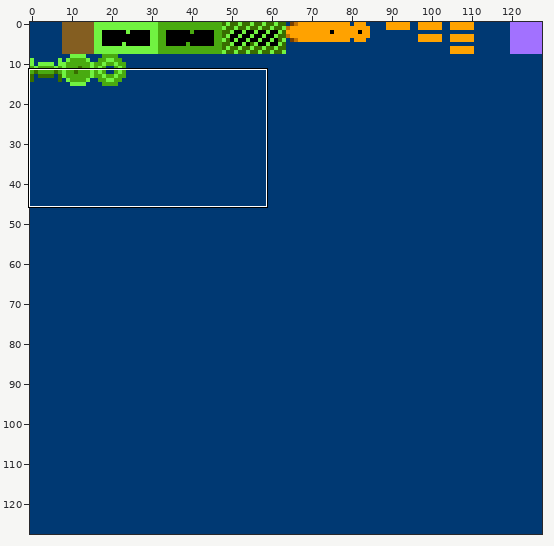
Pixel-art file -- images/game.aseprite. The first picture is a wide view before the edit; the outline marks the close-up.
Close-up. Before the edit:
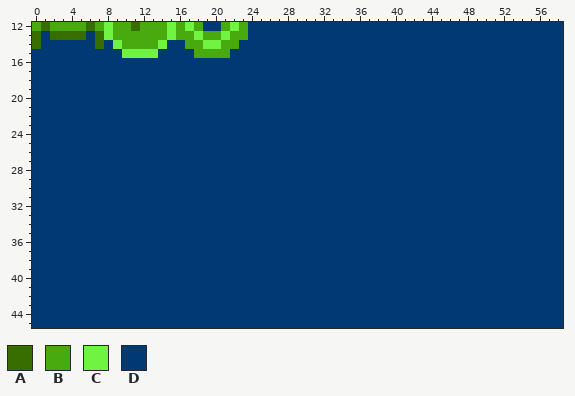
128x128 pixels, 1 frame. Shown: x 0..58, y 12..45.
Palette (. is transparent): A #386d00  B #49aa10  C #71f341  D #003973
Pixels before, first column x 0:
12 BABBBBABCBBABBBCBCBDDBCBDDDDDDDDDDDDDDDDDDDDDDDDDDDDDDDDDDD
13 ADAAAADACBBBBBBCBBCBBCBBDDDDDDDDDDDDDDDDDDDDDDDDDDDDDDDDDDD
14 ADDDDDDADCBBBBCDDBBCCBBDDDDDDDDDDDDDDDDDDDDDDDDDDDDDDDDDDDD
15 DDDDDDDDDDCCCCDDDDBBBBDDDDDDDDDDDDDDDDDDDDDDDDDDDDDDDDDDDDD
16 DDDDDDDDDDDDDDDDDDDDDDDDDDDDDDDDDDDDDDDDDDDDDDDDDDDDDDDDDDD
17 DDDDDDDDDDDDDDDDDDDDDDDDDDDDDDDDDDDDDDDDDDDDDDDDDDDDDDDDDDD
18 DDDDDDDDDDDDDDDDDDDDDDDDDDDDDDDDDDDDDDDDDDDDDDDDDDDDDDDDDDD
19 DDDDDDDDDDDDDDDDDDDDDDDDDDDDDDDDDDDDDDDDDDDDDDDDDDDDDDDDDDD
20 DDDDDDDDDDDDDDDDDDDDDDDDDDDDDDDDDDDDDDDDDDDDDDDDDDDDDDDDDDD
21 DDDDDDDDDDDDDDDDDDDDDDDDDDDDDDDDDDDDDDDDDDDDDDDDDDDDDDDDDDD
22 DDDDDDDDDDDDDDDDDDDDDDDDDDDDDDDDDDDDDDDDDDDDDDDDDDDDDDDDDDD
23 DDDDDDDDDDDDDDDDDDDDDDDDDDDDDDDDDDDDDDDDDDDDDDDDDDDDDDDDDDD
24 DDDDDDDDDDDDDDDDDDDDDDDDDDDDDDDDDDDDDDDDDDDDDDDDDDDDDDDDDDD
25 DDDDDDDDDDDDDDDDDDDDDDDDDDDDDDDDDDDDDDDDDDDDDDDDDDDDDDDDDDD
26 DDDDDDDDDDDDDDDDDDDDDDDDDDDDDDDDDDDDDDDDDDDDDDDDDDDDDDDDDDD
27 DDDDDDDDDDDDDDDDDDDDDDDDDDDDDDDDDDDDDDDDDDDDDDDDDDDDDDDDDDD
28 DDDDDDDDDDDDDDDDDDDDDDDDDDDDDDDDDDDDDDDDDDDDDDDDDDDDDDDDDDD
29 DDDDDDDDDDDDDDDDDDDDDDDDDDDDDDDDDDDDDDDDDDDDDDDDDDDDDDDDDDD
30 DDDDDDDDDDDDDDDDDDDDDDDDDDDDDDDDDDDDDDDDDDDDDDDDDDDDDDDDDDD
31 DDDDDDDDDDDDDDDDDDDDDDDDDDDDDDDDDDDDDDDDDDDDDDDDDDDDDDDDDDD
32 DDDDDDDDDDDDDDDDDDDDDDDDDDDDDDDDDDDDDDDDDDDDDDDDDDDDDDDDDDD
33 DDDDDDDDDDDDDDDDDDDDDDDDDDDDDDDDDDDDDDDDDDDDDDDDDDDDDDDDDDD
34 DDDDDDDDDDDDDDDDDDDDDDDDDDDDDDDDDDDDDDDDDDDDDDDDDDDDDDDDDDD
35 DDDDDDDDDDDDDDDDDDDDDDDDDDDDDDDDDDDDDDDDDDDDDDDDDDDDDDDDDDD
36 DDDDDDDDDDDDDDDDDDDDDDDDDDDDDDDDDDDDDDDDDDDDDDDDDDDDDDDDDDD
37 DDDDDDDDDDDDDDDDDDDDDDDDDDDDDDDDDDDDDDDDDDDDDDDDDDDDDDDDDDD
38 DDDDDDDDDDDDDDDDDDDDDDDDDDDDDDDDDDDDDDDDDDDDDDDDDDDDDDDDDDD
39 DDDDDDDDDDDDDDDDDDDDDDDDDDDDDDDDDDDDDDDDDDDDDDDDDDDDDDDDDDD
40 DDDDDDDDDDDDDDDDDDDDDDDDDDDDDDDDDDDDDDDDDDDDDDDDDDDDDDDDDDD
41 DDDDDDDDDDDDDDDDDDDDDDDDDDDDDDDDDDDDDDDDDDDDDDDDDDDDDDDDDDD
42 DDDDDDDDDDDDDDDDDDDDDDDDDDDDDDDDDDDDDDDDDDDDDDDDDDDDDDDDDDD
43 DDDDDDDDDDDDDDDDDDDDDDDDDDDDDDDDDDDDDDDDDDDDDDDDDDDDDDDDDDD
44 DDDDDDDDDDDDDDDDDDDDDDDDDDDDDDDDDDDDDDDDDDDDDDDDDDDDDDDDDDD
45 DDDDDDDDDDDDDDDDDDDDDDDDDDDDDDDDDDDDDDDDDDDDDDDDDDDDDDDDDDD
Once edited:
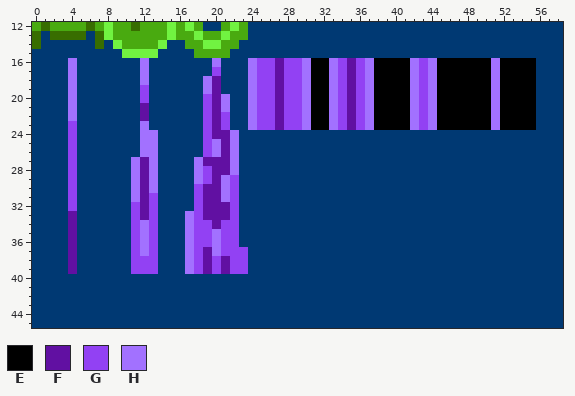
Colours new in this view: E #000000  F #6110a2  G #9241f3  H #a271ff
Edits made:
Layer "Background":
Colour D gives way to colour E in rows 16 to 23 at x 31 to 32, 38 to 41, 45 to 50 and 52 to 55.
Colour D gives way to colour F in rows 16 to 17 at x 27 and 35; in rows 18 to 20 at x 20, 27 and 35; in rows 21 to 22 at x 12, 20, 27 and 35; in row 23 at x 20, 27 and 35; in row 24 at x 20 to 21; in rows 25 to 26 at x 21.
Colour D gives way to colour F in row 27 at x 12 and 19 to 21; in row 28 at x 12 and 20 to 21; in row 29 at x 12 and 20; in rows 30 to 31 at x 12 and 19 to 20; in row 32 at x 12 and 19 to 21; in row 33 at x 4, 12 and 19 to 21.
Colour D gives way to colour F in row 34 at x 4 and 20; in rows 35 to 36 at x 4; in row 37 at x 4 and 19; in rows 38 to 39 at x 4, 19 and 21.
Colour D gives way to colour G in row 16 at x 25 to 26, 28 to 29, 34, 36 and 43; in row 17 at x 20, 25 to 26, 28 to 29, 34, 36 and 43; in row 18 at x 25 to 26, 28 to 29, 34, 36 and 43; in row 19 at x 12, 25 to 26, 28 to 29, 34, 36 and 43; in row 20 at x 12, 19, 25 to 26, 28 to 29, 34, 36 and 43; in row 21 at x 19, 25 to 26, 28 to 29, 34, 36 and 43.
Colour D gives way to colour G in row 22 at x 19, 21, 25 to 26, 28 to 29, 34, 36 and 43; in row 23 at x 4, 19, 21, 25 to 26, 28 to 29, 34, 36 and 43; in rows 24 to 26 at x 4 and 19; in row 27 at x 4; in row 28 at x 4 and 19; in row 29 at x 4, 19 and 22.
Colour D gives way to colour G in row 30 at x 4, 18 and 22; in row 31 at x 4, 13, 18 and 22; in row 32 at x 4, 11, 13, 18 and 22; in row 33 at x 11, 13, 18 and 22; in rows 34 to 36 at x 11, 13, 18 to 19 and 21 to 22; in row 37 at x 11, 13, 18 and 21 to 23.
Colour D gives way to colour G in rows 38 to 39 at x 11 to 13, 18, 20 and 22 to 23.
Colour D gives way to colour H in row 16 at x 4, 12, 20, 24, 30, 33, 37, 42, 44 and 51; in row 17 at x 4, 12, 24, 30, 33, 37, 42, 44 and 51; in row 18 at x 4, 12, 19, 24, 30, 33, 37, 42, 44 and 51; in row 19 at x 4, 19, 24, 30, 33, 37, 42, 44 and 51; in rows 20 to 21 at x 4, 21, 24, 30, 33, 37, 42, 44 and 51; in row 22 at x 4, 24, 30, 33, 37, 42, 44 and 51.
Colour D gives way to colour H in row 23 at x 12, 24, 30, 33, 37, 42, 44 and 51; in row 24 at x 12 to 13 and 22; in rows 25 to 26 at x 12 to 13, 20 and 22; in rows 27 to 28 at x 11, 13, 18 and 22; in row 29 at x 11, 13, 18 and 21; in row 30 at x 11, 13 and 21.
Colour D gives way to colour H in row 31 at x 11 and 21; in row 33 at x 17; in row 34 at x 12 and 17; in rows 35 to 37 at x 12, 17 and 20; in rows 38 to 39 at x 17.
